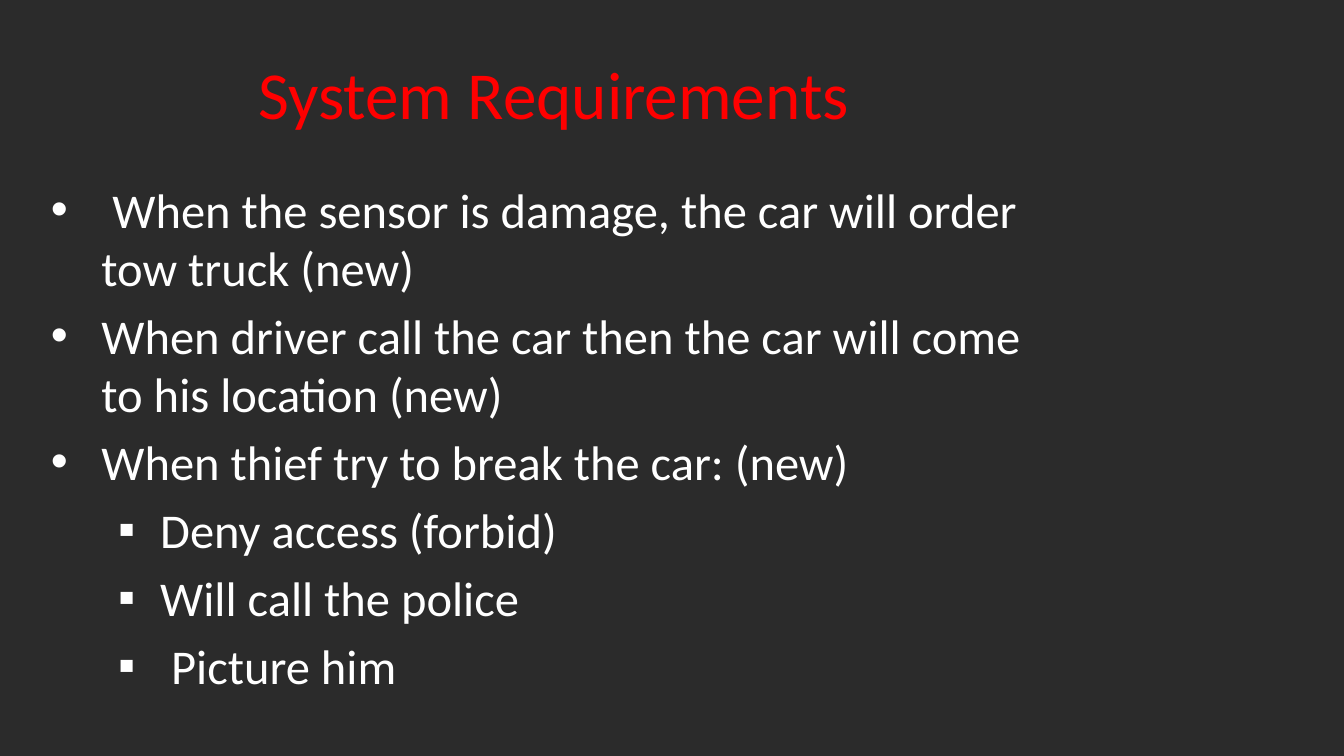
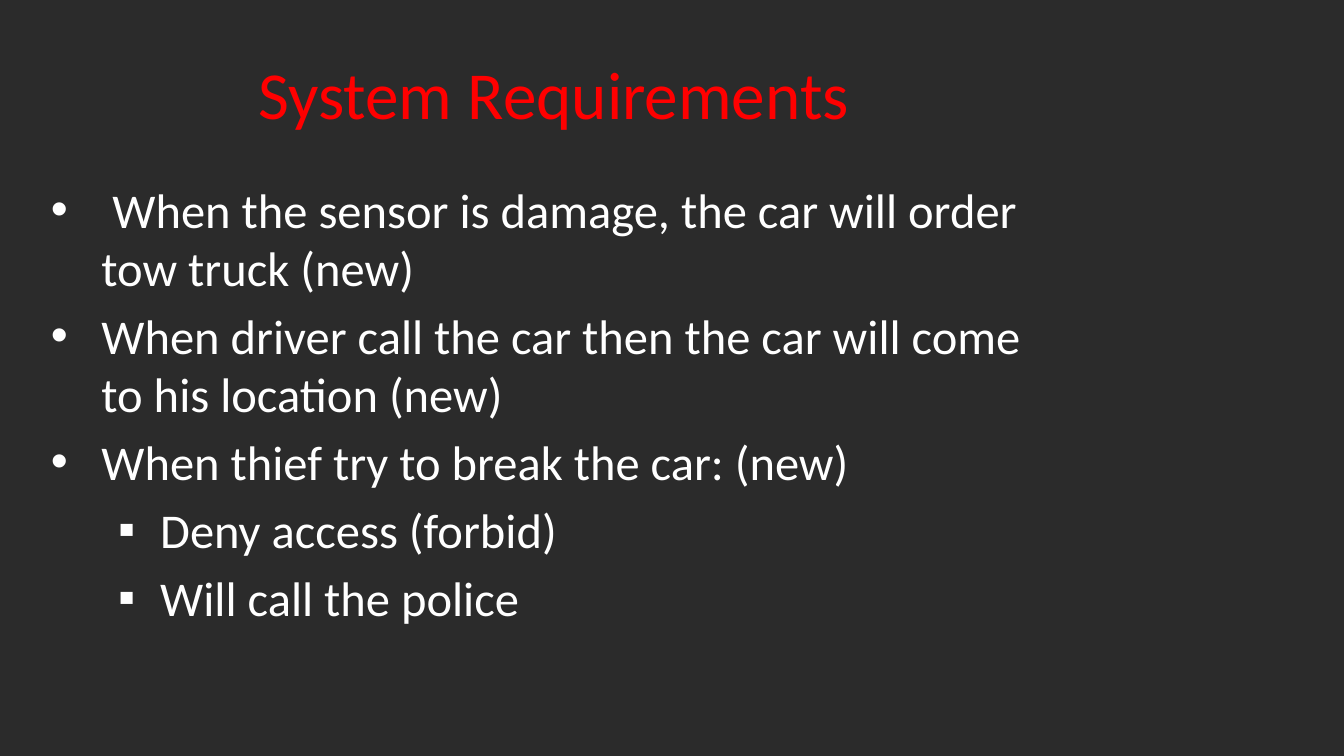
Before and after one commit to XxxTriplexxX94/Visual, a slide deck: slide 14 of רכב אוטונומי .pptx. Drawn at 1344x756 pixels with LibreOffice and Linux fonts; fonts in the diff are those of the drawing; background and template pictures are left out; a plain dark background stands for a picture behind light text. Boxes give left, top, right and bottom in pixels: in the first picture for what was removed or moved away, otherwise in the second. Text is boxed around its words. In the diff, an @@ line names an element or a change of style, - is before the commit and + after.

```diff
--- a/רכב אוטונומי .pptx
+++ b/רכב אוטונומי .pptx
@@ text at (x1=171, y1=650, x2=396, y2=685): paragraph removed @@
-  ▪ Picture him
```
Also in this commit, not shown: 3 other slides changed, 19 other files.
